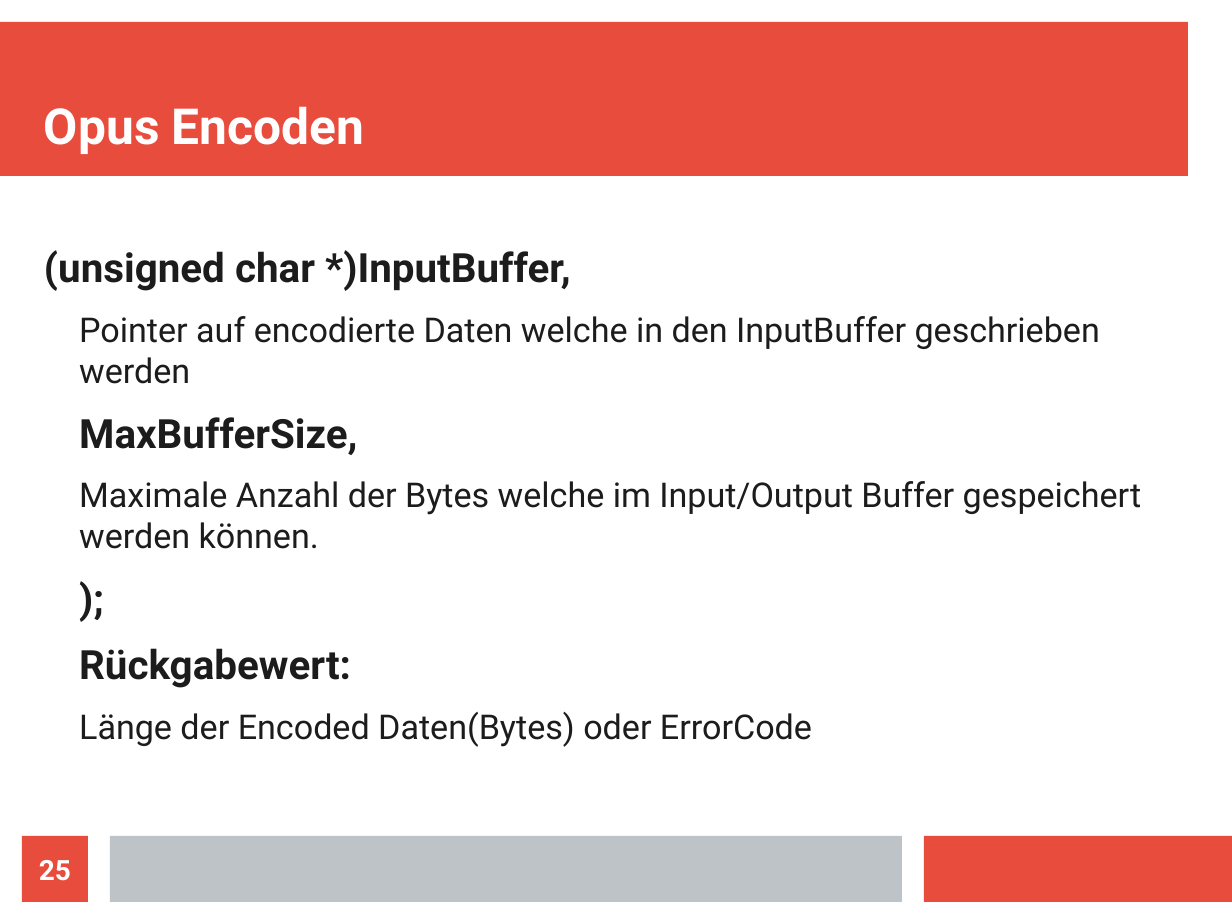
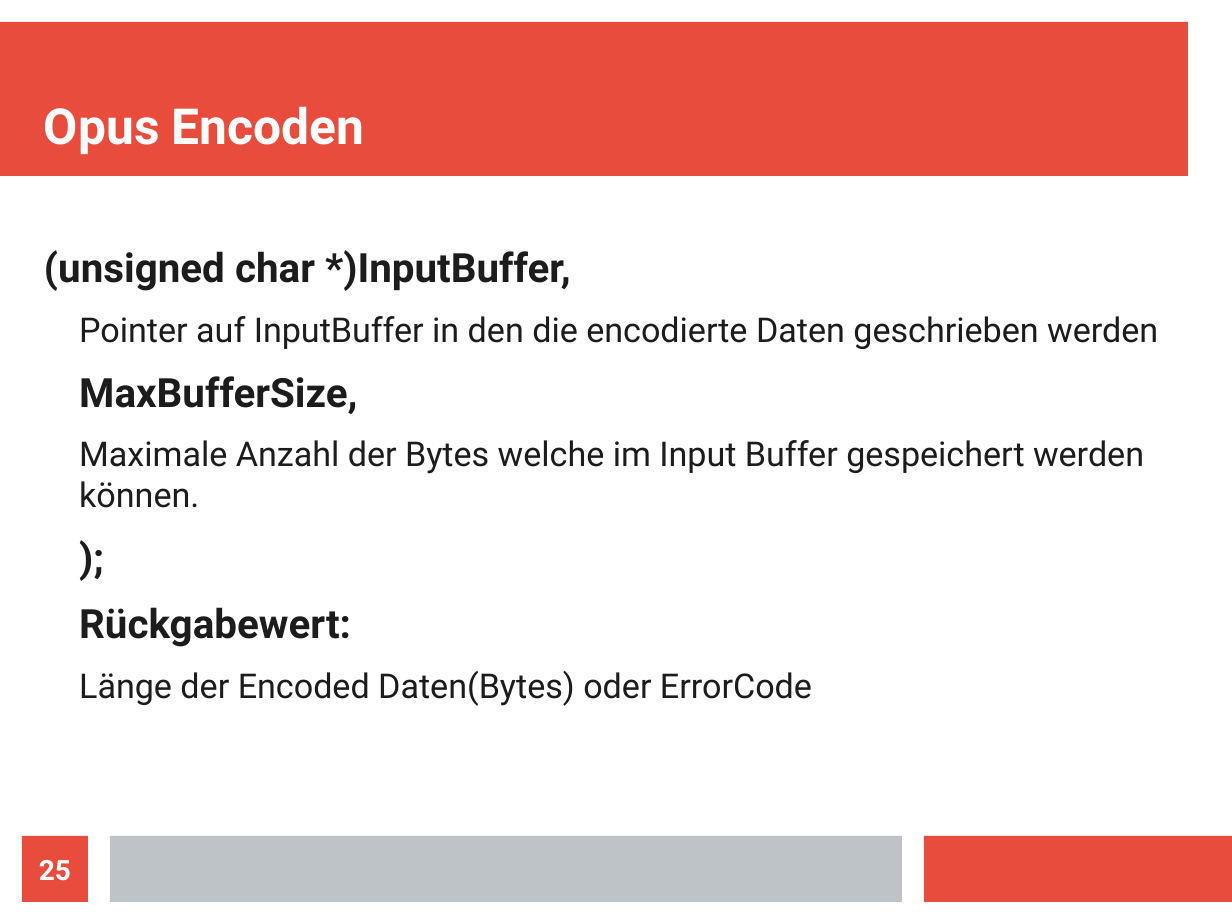
Before and after one commit to doe300/OHMComm, a slide deck: slide 25 of documents/OHMCommPres.odp. Drawn at 1232x924 pixels with LibreOffice and Linux fonts; fonts in the diff are those of the drawing. Boxes give left, top, right and bottom in pixels: in the first picture for what was removed or moved away, otherwise in the second. Text is boxed around its words. In the diff, an @@ line names an element or a change of style, - is before the commit and + after.

Commit message:
Updated Presentation
Added slides for opus decoder and statistics

```diff
--- a/documents/OHMCommPres.odp
+++ b/documents/OHMCommPres.odp
@@ text at <box>79,316,1158,349</box>: text changed @@
-  Pointer auf encodierte Daten welche in den InputBuffer geschrieben werden
+  Pointer auf InputBuffer in den die encodierte Daten geschrieben werden
@@ text at <box>79,440,1144,508</box>: text changed @@
-  Maximale Anzahl der Bytes welche im Input/Output Buffer gespeichert werden können.
+  Maximale Anzahl der Bytes welche im Input Buffer gespeichert werden können.
```
Also in this commit, not shown: 3 other slides changed, 6 slides added.
